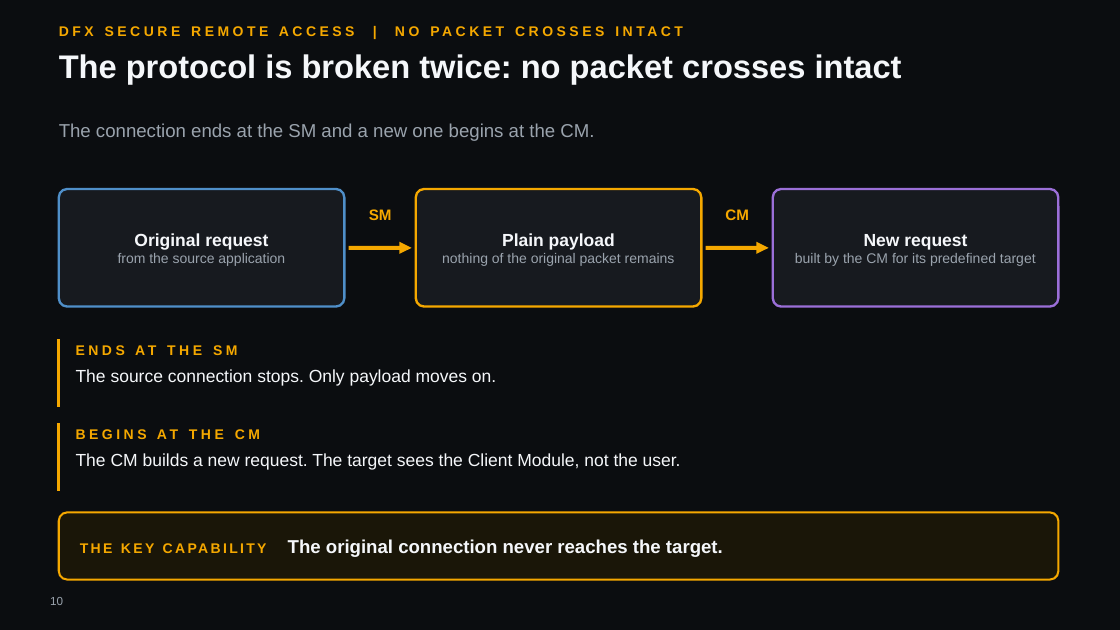
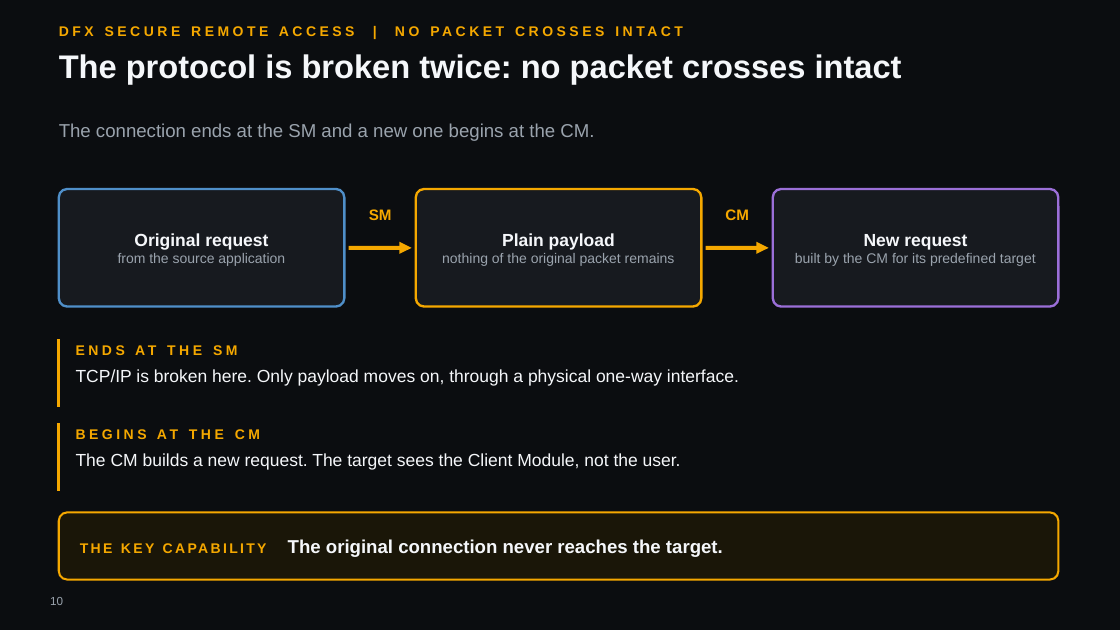
Before and after one commit to hybridus/DFX_Marketing, a slide deck: slide 10 of Projects/05_Presales_SRA_Deck/DFX_SRA_deck.pptx. Drawn at 1120x630 pixels with LibreOffice and Linux fonts; fonts in the diff are those of the drawing; background and template pictures are left out. Boxes give left, top, right and bottom in pixels: in the first picture for what was removed or moved away, otherwise in the second. Text is boxed around its words. In the diff, an @@ line names an element or a change of style, - is before the commit and + after.

```diff
--- a/Projects/05_Presales_SRA_Deck/DFX_SRA_deck.pptx
+++ b/Projects/05_Presales_SRA_Deck/DFX_SRA_deck.pptx
@@ text at <box>76,369,739,386</box>: text changed @@
-The source connection stops. Only payload moves on.
+TCP/IP is broken here. Only payload moves on, through a physical one-way interface.
```
Also in this commit, not shown: 4 other slides changed, 3 other files.
